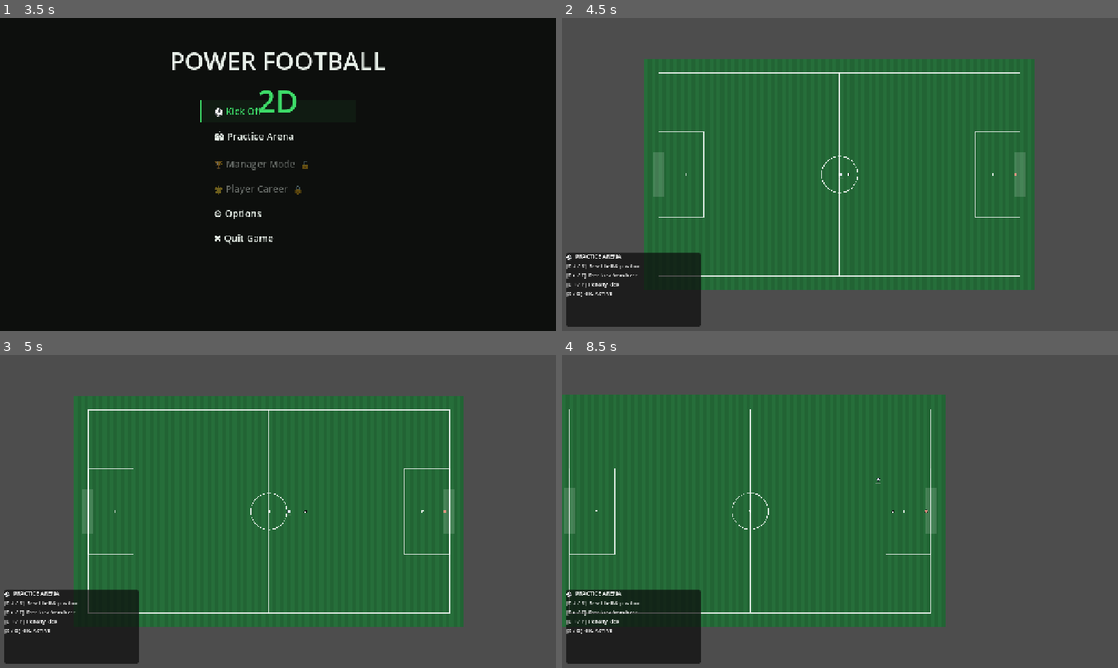
Above: before the commit, frames 1-4 (two rows, left to right).
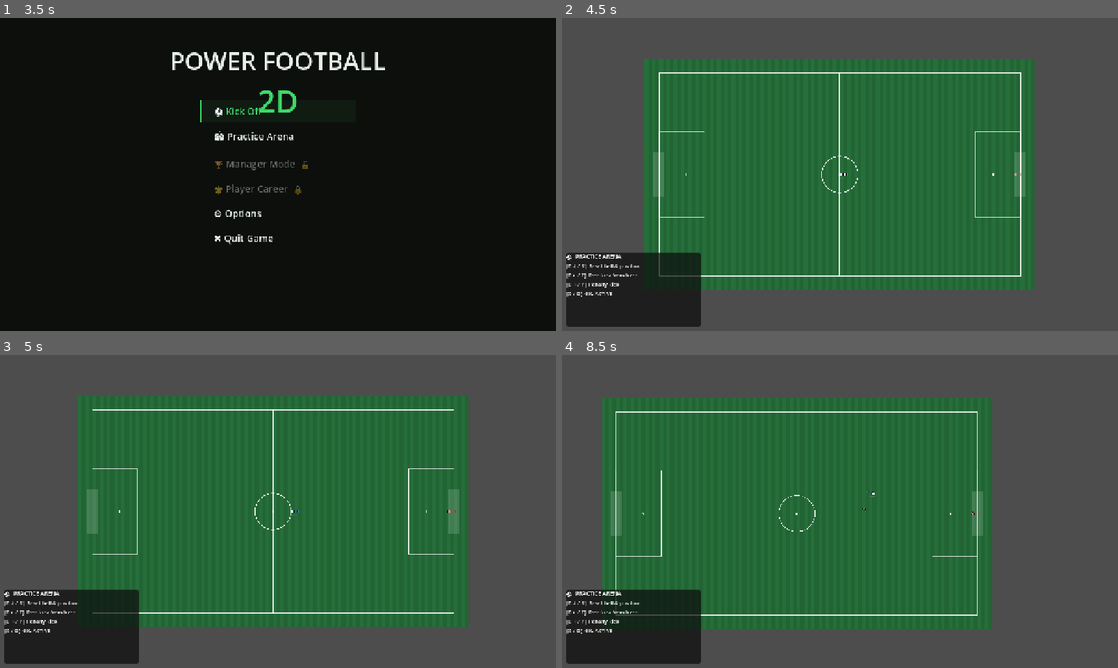
Above: after the commit, the same moments.

Repository: RidgeBridgeStudios/PowerFootball-2D
Game: Godot game, scene res://ui/MainMenu.tscn
The game is run twice, just before and just after one commit, with the same random seed, the same clock (stepped at 60 frames per second) and the same inputs.
Inputs:
- Up to frame 1 (3.5 s): click "⚽ Kick Off" at 0.5 s; click "vs CPU" at 1.25 s; click "vs Player 2" at 2 s; click "← Back" at 2.75 s
- Up to frame 2 (4.5 s): click "🏟 Practice Arena" at 3.5 s; tap Enter at 4.25 s; hold D (move_right) from 4.28 s (still down); tap Space (action_kick) at 4.35 s
- Up to frame 3 (5 s): keep holding D (move_right)
- Up to frame 4 (8.5 s): release D (move_right) at 5.03 s; hold S (move_down) 5.03-5.78 s; tap F (action_lob) at 5.1 s; hold D (move_right) 5.78-6.53 s; tap T (action_practice_freekick) at 5.85 s; hold W (move_up) 6.53-7.28 s; tap Y (action_practice_penalty) at 6.6 s; hold Shift (action_sprint) 7.28-8.03 s; hold A (move_left) from 7.28 s (still down); tap Tab (action_switch) at 8.1 s

Frame 1 is identical in both runs. In frame 2, 0.4% of the frame differs, in the area x 17-83%, y 17-83%; in frame 3, 2.5%; in frame 4, 14%, in the area x 0-78%, y 12-88%.

Commit message:
Fix dribble touch overshoot and add facing direction arrow
DribbleState fired the ball at 105% top speed every 0.22s, sending it
30-60px ahead of the player and out of dribbling range, worse on a
sprint. Lowered TOUCH_SPEED_RATIO to 0.60, SPRINT_TOUCH_BONUS to 1.15,
and tightened TOUCH_INTERVAL to 0.14s for a closer, higher-cadence
touch. Touch direction now blends facing_direction toward movement
intent instead of snapping, so quick turns drift the ball naturally.

Facing direction was only visible via sprite rotation, which does
nothing obvious on a symmetric body sprite. Added a FacingArrow child
node (entities/player/FacingArrow.gd) that draws a small
team-coloured triangle in front of the player's feet, rotating with
facing_direction and brightening on possession.

Co-Authored-By: Claude Sonnet 5 <noreply@anthropic.com>
Claude-Session: https://claude.ai/code/session_01QfnRBhdrw2oWxijGCfWdQ5

Diff:
--- /dev/null
+++ b/entities/player/FacingArrow.gd
@@ -0,0 +1,83 @@
+##
+## FacingArrow
+## A small directional triangle drawn in front of the player's feet,
+## rotating each physics tick to match HeavyPlayerController.facing_direction.
+## Tinted by team colour so it doubles as a team identifier at a glance.
+## Brightens to full opacity when in possession so it is instantly obvious
+## who has the ball and which way they intend to go.
+## Depends on: HeavyPlayerController (parent node).
+##
+
+class_name FacingArrow
+extends Node2D
+
+## Distance from the player's centre to the arrow's base, in pixels.
+@export var offset_from_centre: float = 22.0
+@export var arrow_length: float = 14.0
+@export var arrow_half_width: float = 5.0
+
+## Colour per team. Index 0 = TEAM_A, index 1 = TEAM_B.
+## PlayerFactory can override these if it already applies team tints.
+@export var team_colors: Array[Color] = [
+	Color(0.25, 0.55, 1.0, 0.85),   ## TEAM_A — blue
+	Color(1.0, 0.35, 0.25, 0.85),   ## TEAM_B — red
+]
+
+## Opacity when off-ball / when in possession.
+@export var default_alpha: float = 0.55
+@export var possession_alpha: float = 1.0
+
+var _controller: HeavyPlayerController = null
+var _current_alpha: float = 0.55
+
+
+func _ready() -> void:
+	_controller = get_parent() as HeavyPlayerController
+	if _controller == null:
+		push_error("FacingArrow must be a direct child of HeavyPlayerController.")
+		return
+	_controller.possession_gained.connect(_on_possession_gained)
+	_controller.possession_lost.connect(_on_possession_lost)
+	z_index = 1
+
+
+func _physics_process(_delta: float) -> void:
+	if _controller == null:
+		return
+	var facing: Vector2 = _controller.facing_direction
+	position = facing * offset_from_centre
+	rotation = facing.angle()
+	queue_redraw()
+
+
+func _draw() -> void:
+	if _controller == null:
+		return
+
+	var team_idx: int = clampi(_controller.team, 0, team_colors.size() - 1)
+	var base_color: Color = team_colors[team_idx]
+	base_color.a = _current_alpha
+
+	# Filled isoceles triangle pointing along local +X.
+	# _physics_process rotation aligns +X with facing_direction.
+	var tip: Vector2      = Vector2(arrow_length, 0.0)
+	var base_top: Vector2 = Vector2(0.0, -arrow_half_width)
+	var base_bot: Vector2 = Vector2(0.0,  arrow_half_width)
+
+	draw_colored_polygon(PackedVector2Array([base_top, tip, base_bot]), base_color)
+
+	# Thin outline for legibility on both light and dark pitch backgrounds.
+	var outline: Color = Color(0.0, 0.0, 0.0, _current_alpha * 0.4)
+	draw_line(base_top, tip, outline, 1.0)
+	draw_line(tip, base_bot, outline, 1.0)
+	draw_line(base_bot, base_top, outline, 1.0)
+
+
+func _on_possession_gained() -> void:
+	_current_alpha = possession_alpha
+	queue_redraw()
+
+
+func _on_possession_lost() -> void:
+	_current_alpha = default_alpha
+	queue_redraw()
--- a/entities/player/HeavyPlayer.tscn
+++ b/entities/player/HeavyPlayer.tscn
@@ -1,10 +1,11 @@
-[gd_scene load_steps=9 format=3]
+[gd_scene load_steps=10 format=3]
 
 [ext_resource type="Script" path="res://entities/player/HeavyPlayerController.gd" id="1_controller"]
 [ext_resource type="Texture2D" path="res://art/player.png" id="2_body"]
 [ext_resource type="Texture2D" path="res://art/shadow.png" id="3_shadow"]
 [ext_resource type="Script" path="res://entities/player/PlayerStateFactory.gd" id="4_fsm"]
 [ext_resource type="Script" path="res://entities/player/PlayerBrain.gd" id="5_brain"]
+[ext_resource type="Script" path="res://entities/player/FacingArrow.gd" id="6_facing_arrow"]
 
 [sub_resource type="CircleShape2D" id="CircleShape2D_body"]
 radius = 7.0
@@ -26,6 +27,10 @@
 
 [node name="Sprite2D" type="Sprite2D" parent="."]
 texture = ExtResource("2_body")
+
+[node name="FacingArrow" type="Node2D" parent="."]
+z_index = 1
+script = ExtResource("6_facing_arrow")
 
 [node name="CollisionShape2D" type="CollisionShape2D" parent="."]
 shape = SubResource("CircleShape2D_body")
--- a/entities/player/HeavyPlayerController.gd
+++ b/entities/player/HeavyPlayerController.gd
@@ -110,6 +110,7 @@
 @onready var state_factory: PlayerStateFactory = $PlayerStateFactory
 @onready var brain: PlayerBrain = $PlayerBrain
 @onready var stamina_bar: ProgressBar = $StaminaBar
+@onready var facing_arrow: FacingArrow = $FacingArrow
 
 
 func _ready() -> void:
--- a/entities/player/states/DribbleState.gd
+++ b/entities/player/states/DribbleState.gd
@@ -13,13 +13,17 @@
 class_name DribbleState
 extends PlayerState
 
-## Fraction of top speed the touch aims to put on the ball. Above 1.0 the ball
-## outruns the player.
-const TOUCH_SPEED_RATIO: float = 1.05
-## Minimum seconds between touches, so the ball is not carried on a rail.
-const TOUCH_INTERVAL: float = 0.22
-## Sprinting pushes the ball further out in front — harder to keep, faster to run onto.
-const SPRINT_TOUCH_BONUS: float = 1.25
+## Fraction of top speed the touch imparts to the ball.
+## At 0.60 the ball stays close to the player's feet at a walk and drifts
+## a comfortable 1–2 player-widths ahead at a sprint.
+const TOUCH_SPEED_RATIO: float = 0.60
+## Seconds between dribble touches. Shorter interval + lower speed ratio =
+## finer ball control. 0.14 s gives ~7 Hz re-touch cadence — tight without
+## feeling "on a rail".
+const TOUCH_INTERVAL: float = 0.14
+## Sprint multiplier on touch speed. The ball still drifts looser at pace,
+## but by one body length — not three.
+const SPRINT_TOUCH_BONUS: float = 1.15
 ## Close control: dribbling costs a slice of top speed.
 const DRIBBLE_SPEED_PENALTY: float = 0.9
 
@@ -67,9 +71,15 @@
 
 	# Push the ball along the running line rather than the stick line: a heavy
 	# player cannot redirect the ball faster than they can redirect themselves.
+	# Blend facing_direction toward the desired intent. At low speed the blend
+	# is 0 — the ball follows the body's current heading. At full pace, up to
+	# 30° of re-direction per touch is allowed, matching how a heavy player
+	# realistically redirects the ball.
 	var touch_direction: Vector2 = player.facing_direction
 	if player.movement_intent.length() > 0.05:
-		touch_direction = player.movement_intent.normalized()
+		var desired: Vector2 = player.movement_intent.normalized()
+		var blend: float = clampf(player.get_speed_ratio() * 0.5, 0.0, 0.5)
+		touch_direction = player.facing_direction.lerp(desired, 1.0 - blend).normalized()
 
 	var touch_speed: float = player.get_current_top_speed() * TOUCH_SPEED_RATIO
 	if player.is_sprinting:
